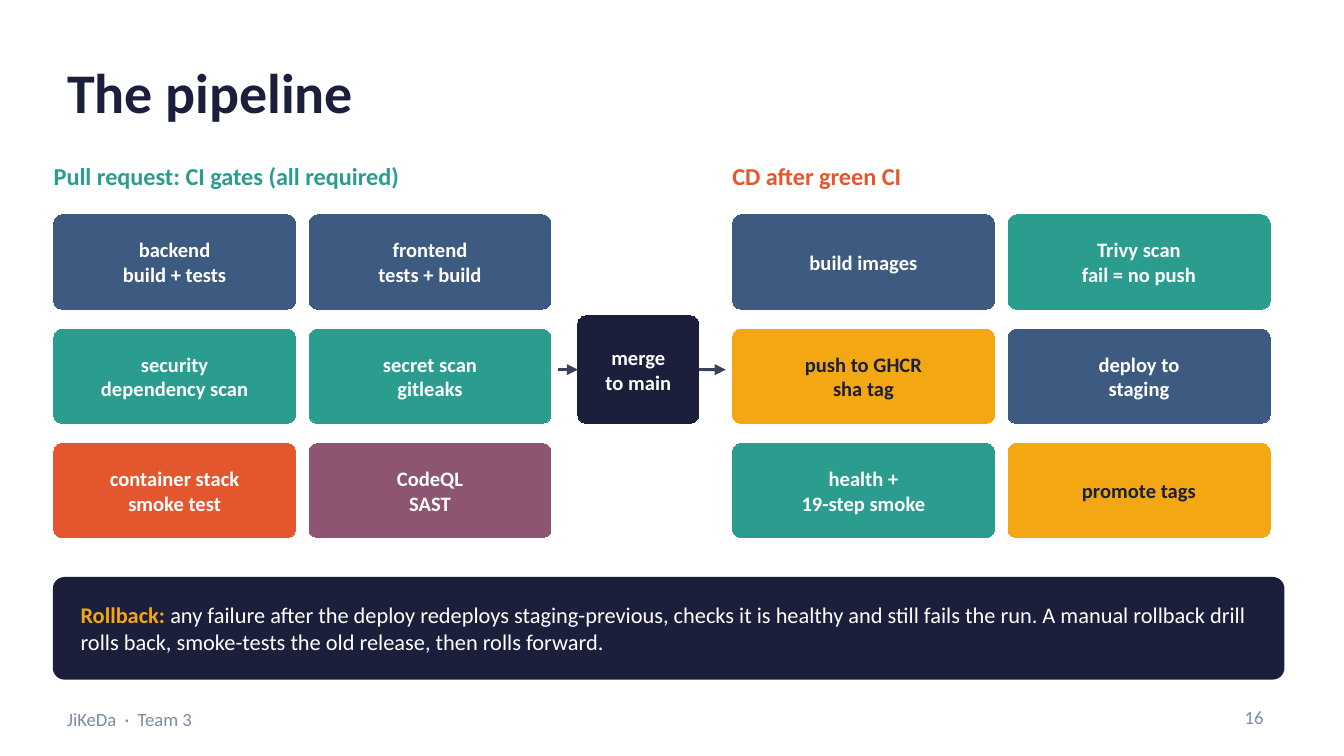
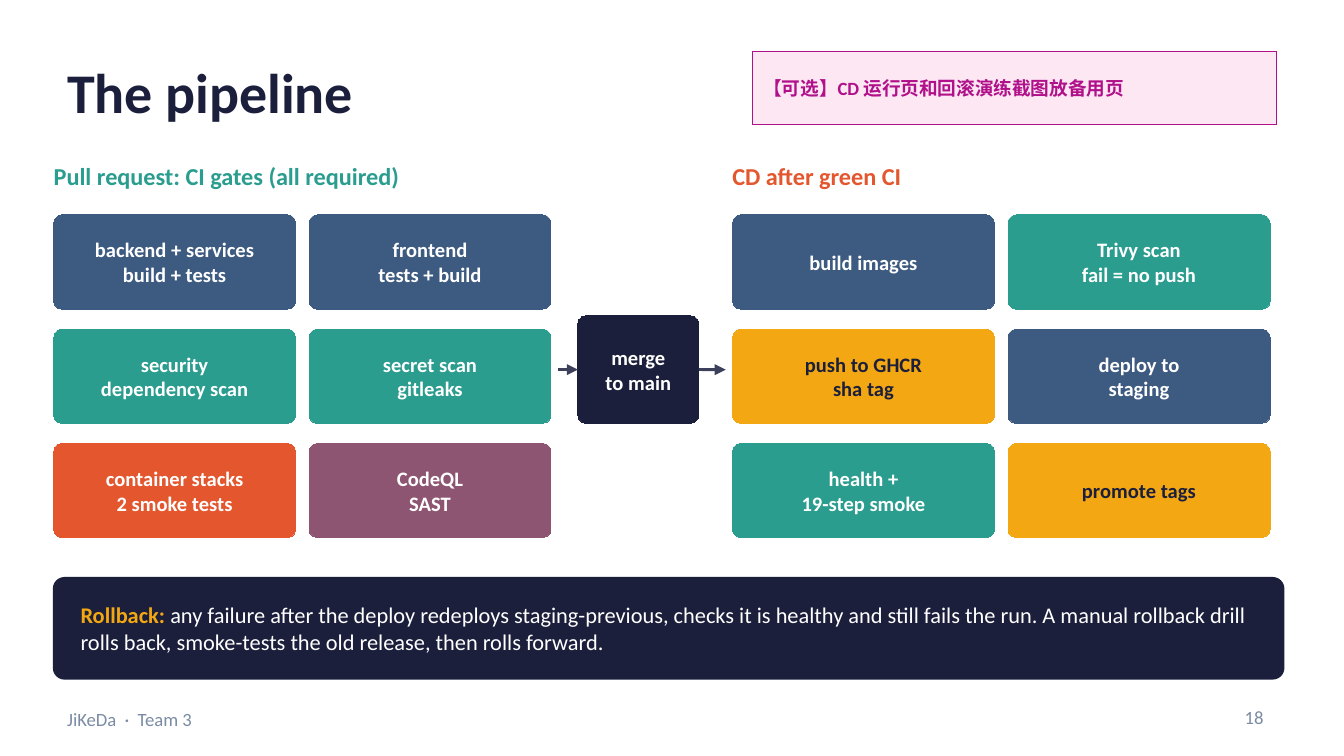
Before and after one commit to Friedriceee/5001, a slide deck: slide 18 of docs/presentation/JiKeDa_Team3_Presentation.pptx (slide 16 before the commit). Drawn at 1344x756 pixels with LibreOffice and Linux fonts; fonts in the diff are those of the drawing. Boxes give left, top, right and bottom in pixels: in the first picture for what was removed or moved away, otherwise in the second. Text is boxed around its words. In the diff, an @@ line names an element or a change of style, - is before the commit and + after.

```diff
--- a/docs/presentation/JiKeDa_Team3_Presentation.pptx
+++ b/docs/presentation/JiKeDa_Team3_Presentation.pptx
@@ rectangle added at bbox=[753, 51, 1277, 125], fill #FCE7F3, outline #B0108A 0.75 pt, 10 pt, text #B0108A, bold @@
+【可选】CD 运行页和回滚演练截图放备用页
@@ text in rounded rectangle at bbox=[95, 242, 254, 257]: text changed @@
-backend
+backend + services
@@ text in rounded rectangle at bbox=[106, 471, 244, 511]: text changed @@
-container stack
-smoke test
+container stacks
+2 smoke tests
@@ page number at bbox=[1245, 711, 1264, 724]: text changed @@
-16
+18
```
Also in this commit, not shown: 8 other slides changed, 2 slides added.
